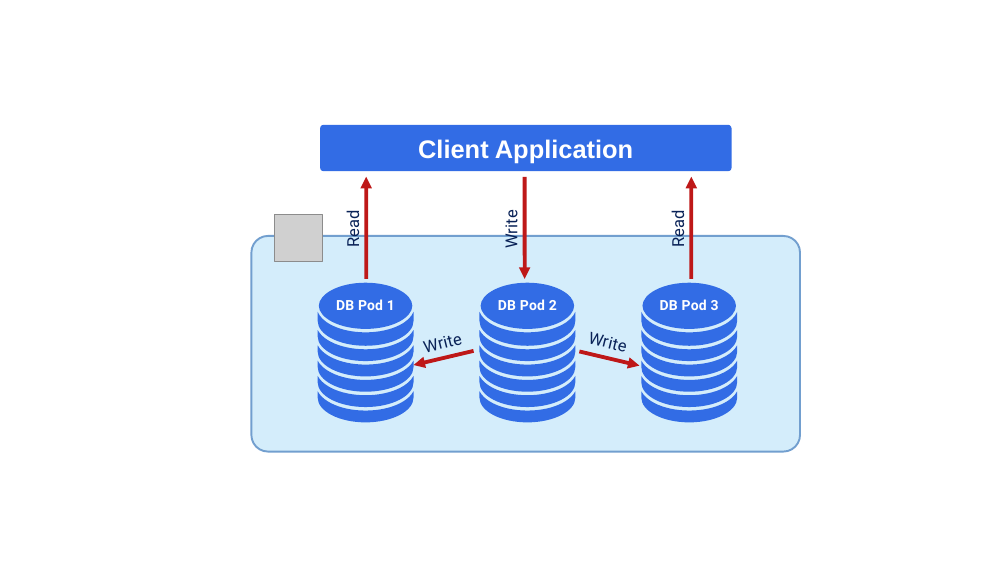
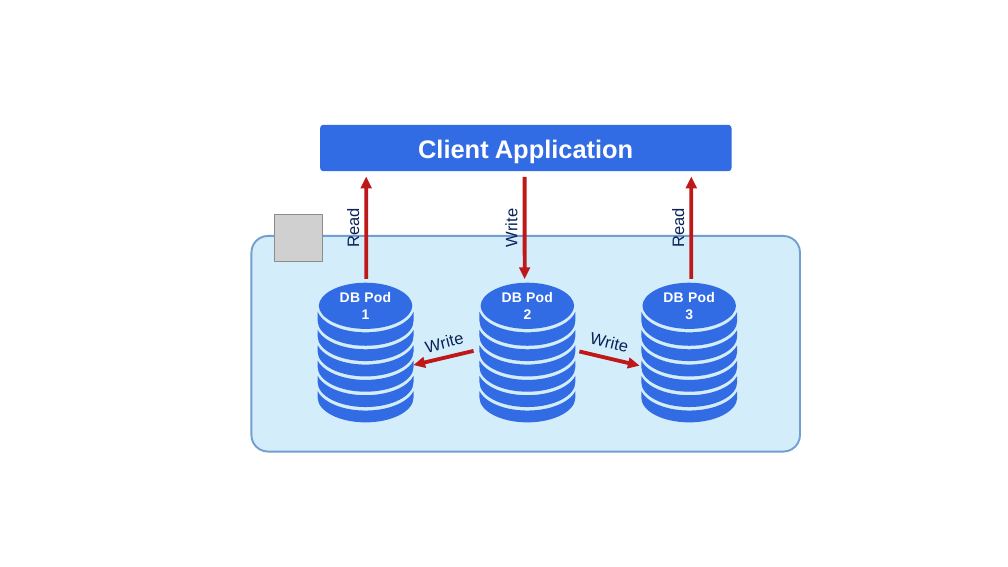
Before and after one commit to percona/k8spsmdb-docs, a slide deck: slide 2 of docs/assets/images/sources/sharding.odp. Drawn at 1008x567 pixels with LibreOffice and Linux fonts; fonts in the diff are those of the drawing; grey boxes stand for pictures. Boxes give left, top, right and bottom in pixels: in the first picture for what was removed or moved away, otherwise in the second. Text is boxed around its words. In the diff, an @@ line names an element or a change of style, - is before the commit and + after.

```diff
--- a/docs/assets/images/sources/sharding.odp
+++ b/docs/assets/images/sources/sharding.odp
@@ rectangle added at bbox=[241, 114, 812, 465], fill #FFFFFF @@
@@ font Roboto to Arial in 8 elements at bbox=[340, 292, 391, 319], bbox=[663, 292, 715, 319], bbox=[502, 292, 553, 319], bbox=[344, 212, 362, 246], bbox=[669, 212, 687, 246], bbox=[589, 332, 627, 354], bbox=[427, 335, 465, 357], bbox=[502, 211, 520, 246] @@
```
Also in this commit, not shown: 1 other slide changed, 1 slide added.
